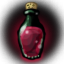
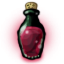
Layered file, before and after one edit (64x64). Changes by layer:
hid "Layer 7" over (x1=0, y1=0, x2=64, y2=64)
